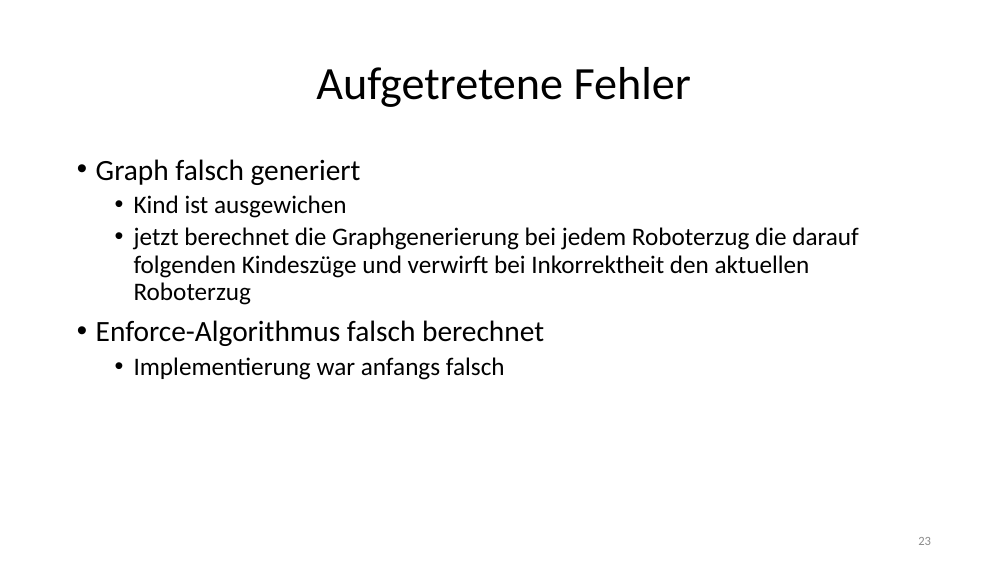
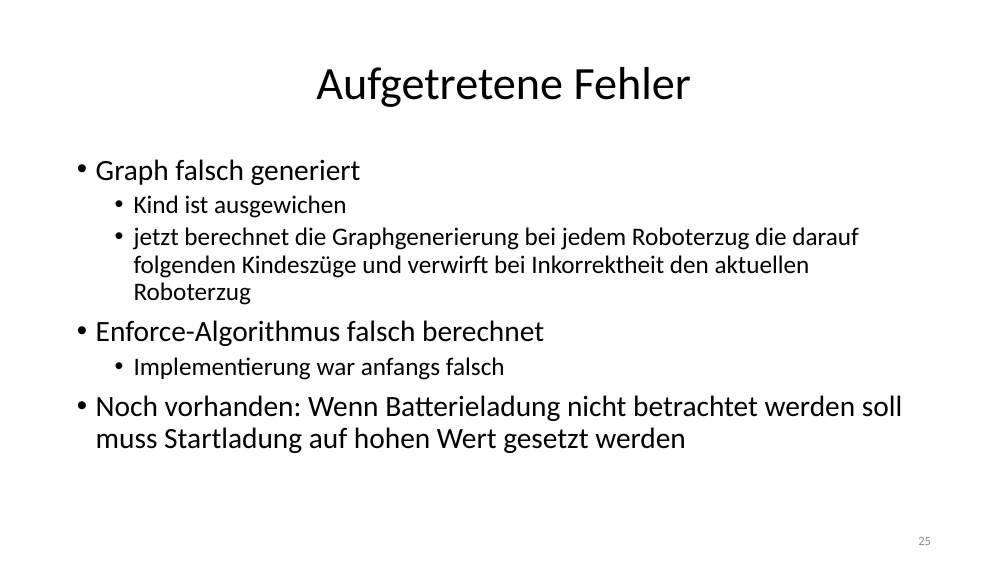
Before and after one commit to jhbruhn/fmes, a slide deck: slide 25 of Dokumentation/Roboter.pptx (slide 23 before the commit). Drawn at 1008x567 pixels with LibreOffice and Linux fonts; fonts in the diff are those of the drawing. Boxes give left, top, right and bottom in pixels: in the first picture for what was removed or moved away, otherwise in the second. Text is boxed around its words. In the diff, an @@ line names an element or a change of style, - is before the commit and + after.

```diff
--- a/Dokumentation/Roboter.pptx
+++ b/Dokumentation/Roboter.pptx
@@ text at <box>96,395,902,453</box>: paragraph added @@
+• Noch vorhanden: Wenn Batterieladung nicht betrachtet werden soll muss Startladung auf hohen Wert gesetzt werden
```
Also in this commit, not shown: 12 other slides changed, 4 slides added, 2 slides removed.
